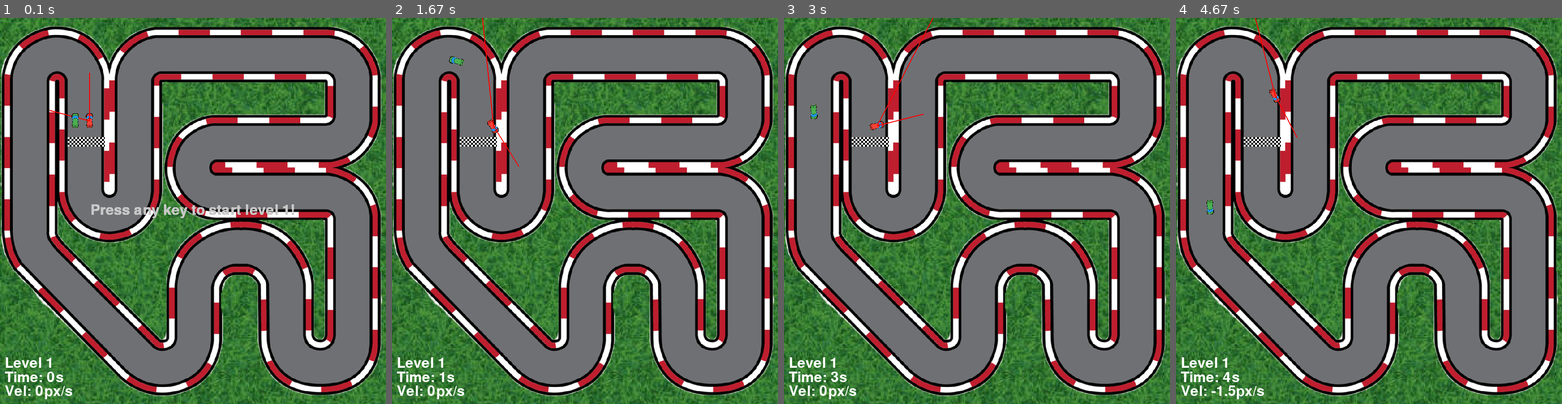
Above: before the commit, frames 1-4 (left to right).
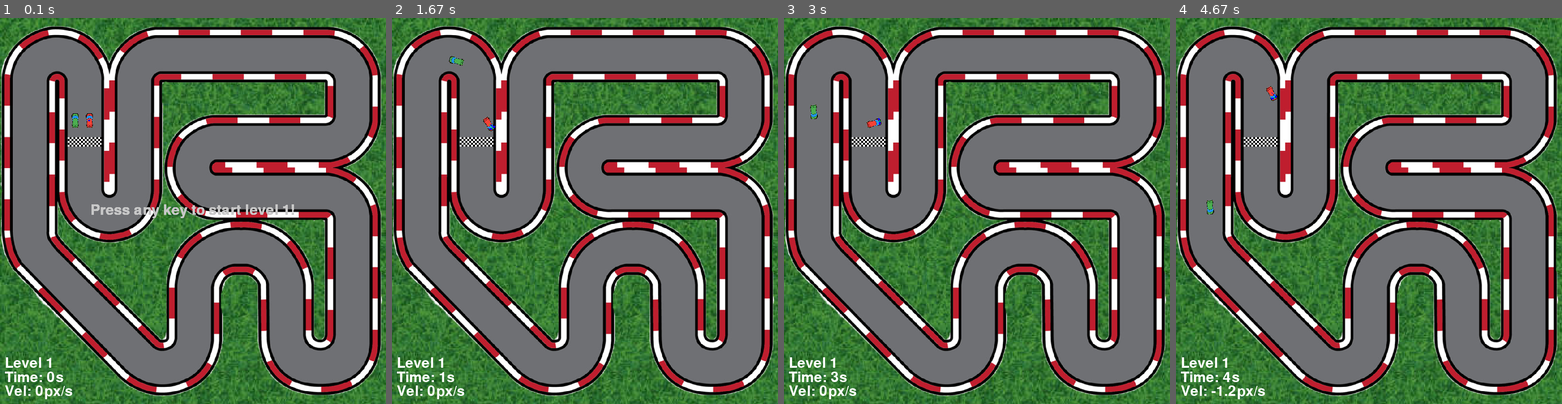
Above: after the commit, the same moments.

Repository: pedromello/ml-pygame
Game: pygame game, started from main.py
The game is run twice, just before and just after one commit, with the same random seed, the same clock (stepped at 60 frames per second) and the same inputs.
Inputs:
- Up to frame 1 (0.1 s): no input
- Up to frame 2 (1.67 s): tap Space at 0.33, 0.73, 1.03, 1.23, 1.57 s; hold D 0.67-1.13 s; hold W 1.17-1.47 s; hold D from 1.5 s (still down)
- Up to frame 3 (3 s): tap Space at 1.87, 2.07, 2.37, 2.63, 2.97 s; release D at 1.97 s; hold A 2-2.53 s; hold S 2.57-2.87 s; hold A from 2.9 s (still down)
- Up to frame 4 (4.67 s): tap Space at 3.27, 3.4, 3.8, 4.1, 4.47 s; release A at 3.3 s; hold W 3.33-3.7 s; hold D 3.73-4.37 s; hold S from 4.4 s (still down)

The runs differ from the first frame. In frame 1, less than 0.1% of the frame differs, in the area x 12-28%, y 14-34%; in frame 2, 0.2%; in frame 3, 0.2%; in frame 4, 0.3%, in the area x 13-32%, y 0-99%.

Commit message:
Adicionando a classe de sensores para o carro

Diff:
--- a/main.py
+++ b/main.py
@@ -1,7 +1,7 @@
 import pygame
 import time
 import math
-from utils import scale_image, blit_rotate_center, blit_text_center
+from utils import scale_image, blit_rotate_center, blit_text_center, contains
 pygame.font.init()
 
 GRASS = scale_image(pygame.image.load("imgs/grass.jpg"), 2.5)
@@ -107,10 +107,64 @@
         self.vel = 0
 
 
+class SensorBullet:
+    def __init__(self, car, base_angle, vel, color):
+        self.x = car.x + CAR_WIDTH/2
+        self.y = car.y + CAR_HEIGHT/2
+        self.angle = car.angle
+        self.base_angle = base_angle
+        self.vel = vel
+        self.color = color
+        self.img = pygame.Surface((4, 4))
+        self.fired = False
+        self.hit = False
+        self.last_poi = None
+
+    def draw(self, win):
+        pygame.draw.circle(win, self.color, (self.x, self.y), 2)
+
+    def fire(self, car):
+        self.angle = car.angle + self.base_angle
+        self.x = car.x + CAR_WIDTH/2
+        self.y = car.y + CAR_HEIGHT/2
+        self.fired = True
+        self.hit = False
+
+    def move(self):
+        if(self.fired):
+            radians = math.radians(self.angle)
+            vertical = math.cos(radians) * self.vel
+            horizontal = math.sin(radians) * self.vel
+
+            self.y -= vertical
+            self.x -= horizontal
+
+    def collide(self, x=0, y=0):
+        bullet_mask = pygame.mask.from_surface(self.img)
+        offset = (int(self.x - x), int(self.y - y))
+        poi = TRACK_BORDER_MASK.overlap(bullet_mask, offset)
+        if poi:
+            self.fired = False
+            self.hit = True
+            self.last_poi = poi
+        return poi
+
+    def draw_line(self, win, car):
+        if self.hit:
+            pygame.draw.line(win, self.color, (car.x + CAR_WIDTH/2, car.y + CAR_HEIGHT/2), (self.x, self.y), 1)
+            pygame.display.update()
+
+
+
+
 class PlayerCar(AbstractCar):
     IMG = RED_CAR
     START_POS = (180, 200)
 
+    def __init__(self, max_vel, rotation_vel):
+        super().__init__(max_vel, rotation_vel)
+        self.sensors = [SensorBullet(self, 25, 12, (0, 0, 255)), SensorBullet(self, 10, 12, (0, 0, 255)), SensorBullet(self, 0, 12, (0, 255, 0)), SensorBullet(self, -10, 12, (0, 0, 255)), SensorBullet(self, -25, 12, (0, 0, 255))]
+
     def reduce_speed(self):
         self.vel = max(self.vel - self.acceleration / 2, 0)
         self.move()
@@ -119,29 +173,19 @@
         self.vel = -self.vel
         self.move()
 
-    def drawSensors(self):
-        radians = math.radians(self.angle)
-        vertical = -math.cos(radians)
-        horizontal = math.sin(radians)
-        car_center = pygame.math.Vector2(self.x + CAR_WIDTH/2, self.y + CAR_HEIGHT/2)
-
-        pivot_sensor = pygame.math.Vector2(car_center.x + horizontal * -100, car_center.y - vertical * -100)
-
-        #sensor1 = Vector(30, 0).rotate(self.angle) #+ self.pos # atualiza a posição do sensor 1
-        #sensor2 = Vector(30, 0).rotate((self.angle+30)%360) #+ self.pos # atualiza a posição do sensor 2
-        #sensor3 = Vector(30, 0).rotate((self.angle-30)%360) #+ self.pos # atualiza a posição do sensor 3
-
-        #rotate pivot sensor around car center
-        sensor_2 = pivot_sensor.rotate((self.angle+30)%360)
-
-        # Sensor 1
-        pygame.draw.line(WIN, (255, 0, 0), car_center, pivot_sensor, 2)
-
-        # Sensor 2
-        pygame.draw.line(WIN, (255, 0, 0), car_center, sensor_2, 2)
-
-        # Sensor 3
-        #pygame.draw.line(WIN, (255, 0, 0), (self.x, self.y), (self.x + horizontal * 100, self.y - vertical * 100), 2)
+    def fireSensors(self):
+        for bullet in self.sensors:
+            bullet.fire(self)
+
+    def sensorControl(self):
+        #print(contains(self.sensors, lambda x: x.hit))
+
+        if(not contains(self.sensors, lambda x: x.fired)):
+            for bullet in self.sensors:
+                bullet.fire(self)
+
+        for bullet in self.sensors:
+            bullet.move()
 
 
 class ComputerCar(AbstractCar):
@@ -222,8 +266,11 @@
     win.blit(vel_text, (10, HEIGHT - vel_text.get_height() - 10))
 
     player_car.draw(win)
-    player_car.drawSensors()
     computer_car.draw(win)
+
+    for bullet in player_car.sensors:
+        bullet.draw(win)
+
     pygame.display.update()
 
 
@@ -243,6 +290,8 @@
     if keys[pygame.K_s]:
         moved = True
         player_car.move_backward()
+    if keys[pygame.K_SPACE]:
+        player_car.fireSensors()
 
     if not moved:
         player_car.reduce_speed()
@@ -251,6 +300,10 @@
 def handle_collision(player_car, computer_car, game_info):
     if player_car.collide(TRACK_BORDER_MASK) != None:
         player_car.bounce()
+
+    for bullet in player_car.sensors:
+        if bullet.collide() != None:
+            bullet.draw_line(WIN, player_car)
 
     computer_finish_poi_collide = computer_car.collide(
         FINISH_MASK, *FINISH_POSITION)
@@ -277,7 +330,7 @@
 clock = pygame.time.Clock()
 images = [(GRASS, (0, 0)), (TRACK, (0, 0)),
           (FINISH, FINISH_POSITION), (TRACK_BORDER, (0, 0))]
-player_car = PlayerCar(4, 4)
+player_car = PlayerCar(2.5, 4)
 computer_car = ComputerCar(2, 4, PATH)
 game_info = GameInfo()
 
@@ -307,6 +360,7 @@
     computer_car.move()
 
     handle_collision(player_car, computer_car, game_info)
+    player_car.sensorControl()
 
     if game_info.game_finished():
         blit_text_center(WIN, MAIN_FONT, "You won the game!")
--- a/utils.py
+++ b/utils.py
@@ -17,3 +17,9 @@
     render = font.render(text, 1, (200, 200, 200))
     win.blit(render, (win.get_width()/2 - render.get_width() /
                       2, win.get_height()/2 - render.get_height()/2))
+
+def contains(list, filter):
+    for x in list:
+        if filter(x):
+            return True
+    return False
Binary file removed: imgs/11track-border11.png
Binary file changed: imgs/track-border.png
